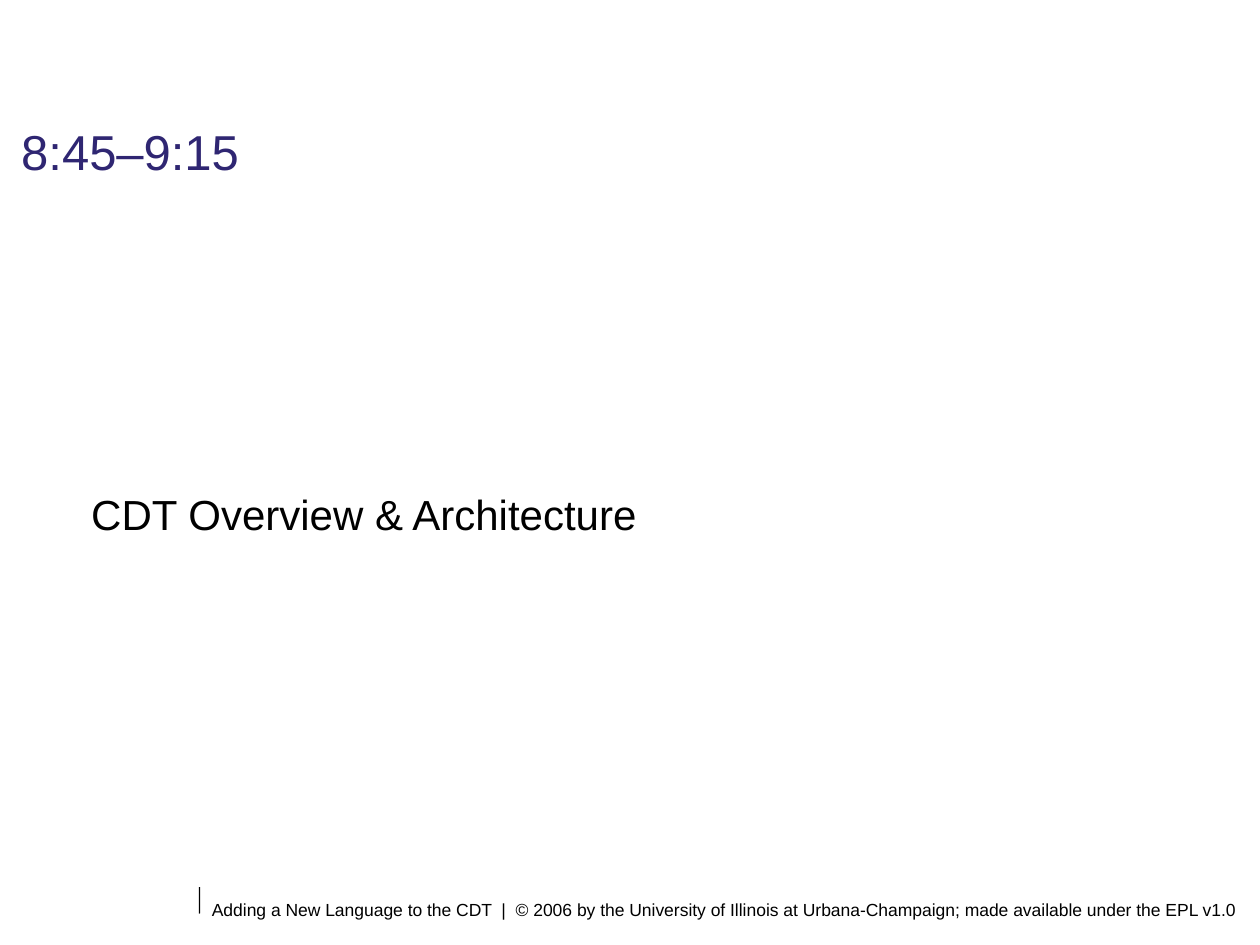
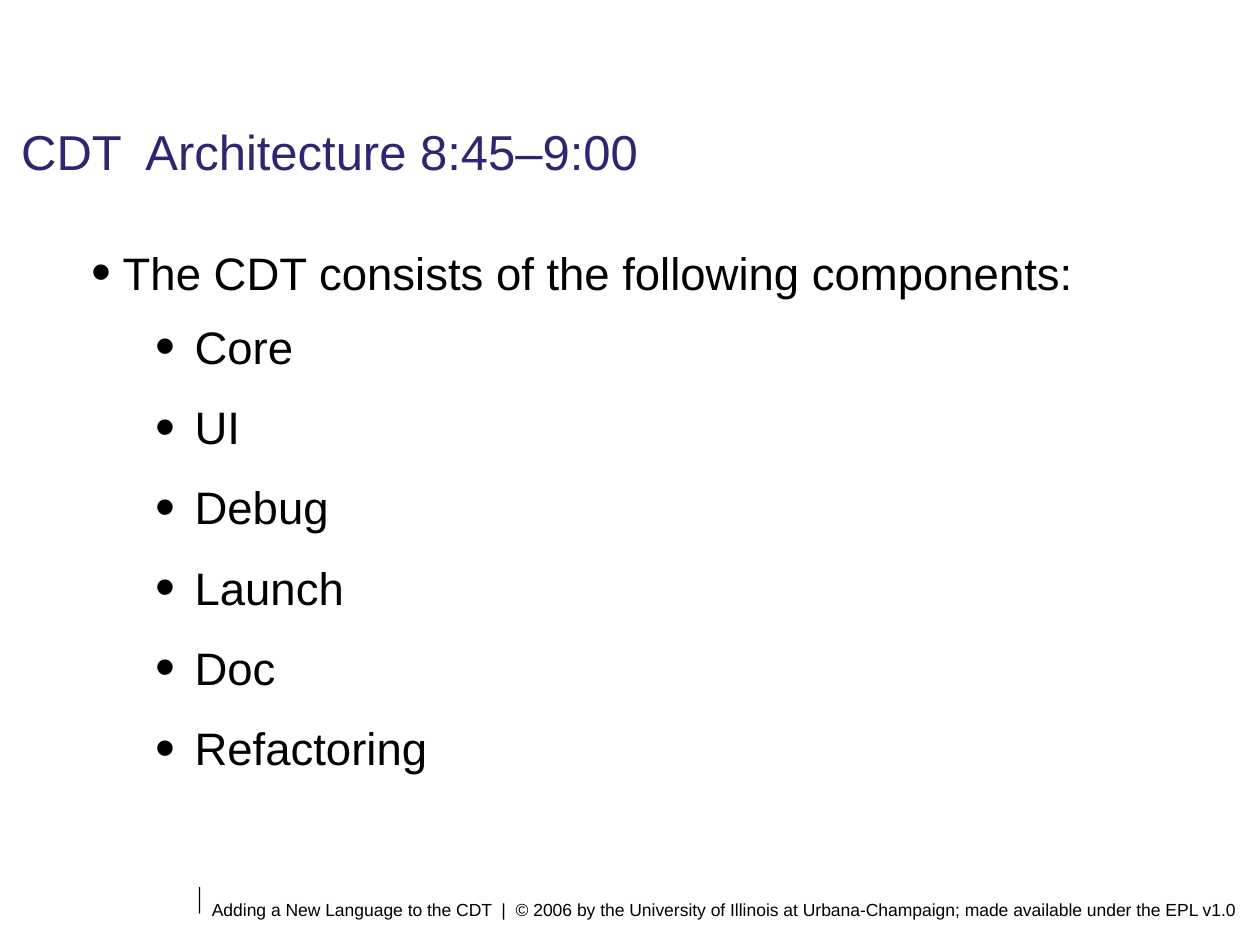
Before and after one commit to eclipse-ptp/ptp.photran, a slide deck: slide 1 of org.eclipse.photran-dev-docs/eclipsecon-2006/cdt-overview-architecture.odp. Drawn at 1260x945 pixels with LibreOffice and Linux fonts; fonts in the diff are those of the drawing; background and template pictures are left out. Boxes give left, top, right and bottom in pixels: in the first picture for what was removed or moved away, otherwise in the second. Text is boxed around its words. In the diff, an @@ line names an element or a change of style, - is before the commit and + after.

```diff
--- a/org.eclipse.photran-dev-docs/eclipsecon-2006/cdt-overview-architecture.odp
+++ b/org.eclipse.photran-dev-docs/eclipsecon-2006/cdt-overview-architecture.odp
@@ title at [21, 134, 638, 171]: text changed @@
-8:45–9:15
+CDT Architecture 8:45–9:00
@@ text "The CDT consists of the ..." at [123, 257, 1072, 774]: vertical alignment middle to top @@
@@ text at [123, 257, 1072, 774]: text changed; size 24 to 26 pt @@
-CDT Overview & Architecture
+• The CDT consists of the following components:
+  • Core
+  • UI
+  • Debug
+  • Launch
+  • Doc
+  • Refactoring
```
Also in this commit, not shown: 5 slides added, 1 other file.
